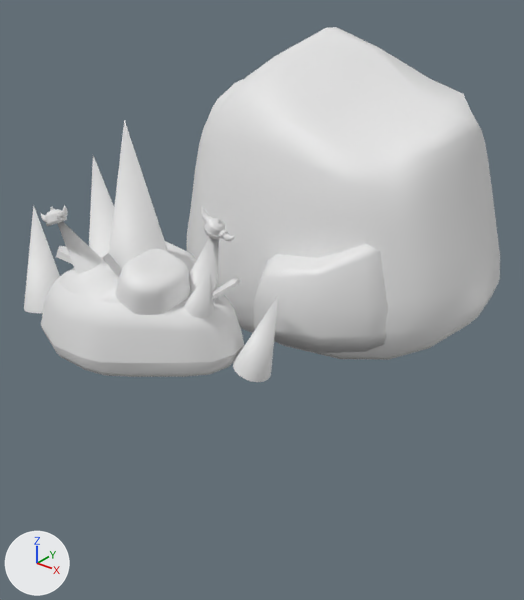
A saved change to the FBX model Assets/Models/Ships/viking_ship.fbx.
Camera for both pictures: a camera (50 mm lens) standing at (0.0891, -0.1335, 0.0644) and looking at (-0.0042, -0.0169, -0.0079). Lighting does not change. The marker at lower left points along +X, +Y and +Z. Materials are left out; every surface is plain grey. Where no turn or scale is listed for an object, it has been applied to the vertices.

Names of what the first picture shows: 'iceberg2', 'viking_iceberg1'.
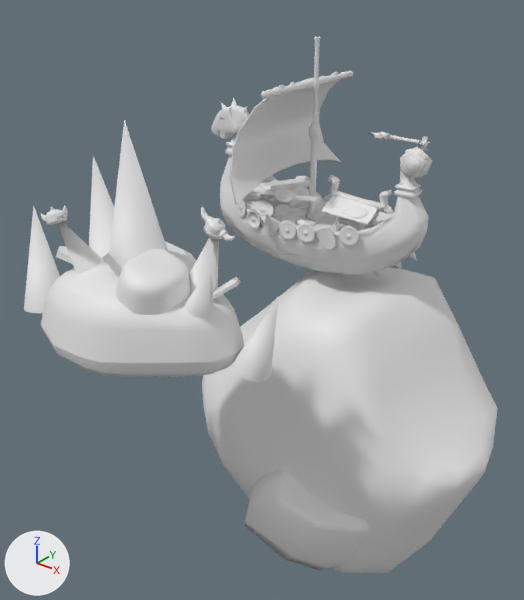
Location of each change, (x1, y1, x2, y2) in pixels of the pictures (524 x 600 px):
'iceberg2', moved, turned
    before: (187, 27, 500, 360)
    after: (202, 268, 498, 574)
'viking_ship', added
    after: (211, 37, 433, 278)
'viking_ship_cannon21', unchanged, uncovered by the edit
    after: (246, 176, 325, 223)

Edits to the bpy script that builds the scene:
```text
Add me_mesh_003_1:
    me_mesh_003_1.from_pydata(...)  # 6474 vertices, 6716 faces; spans x -0.0284..0.0284, y -0.0212..0.0212, z -0.0267..0.0267
Change ob_iceberg2:
    ob_iceberg2.location: (0.0085, -0.0028, -0.0088) -> (0.0021, -0.0028, -0.059)
    ob_iceberg2.rotation_euler: (1.571, -0.0322, 0.000151) -> (1.571, 0.595, 0.0)  # degrees (90, -1.8, 0) -> degrees (90, 34, 0)
Add ob_viking_ship:
    ob_viking_ship = bpy.data.objects.new('viking_ship', me_mesh_003_1)
    ob_viking_ship.location = (-0.0025, -0.0006, 0.0209)
```
